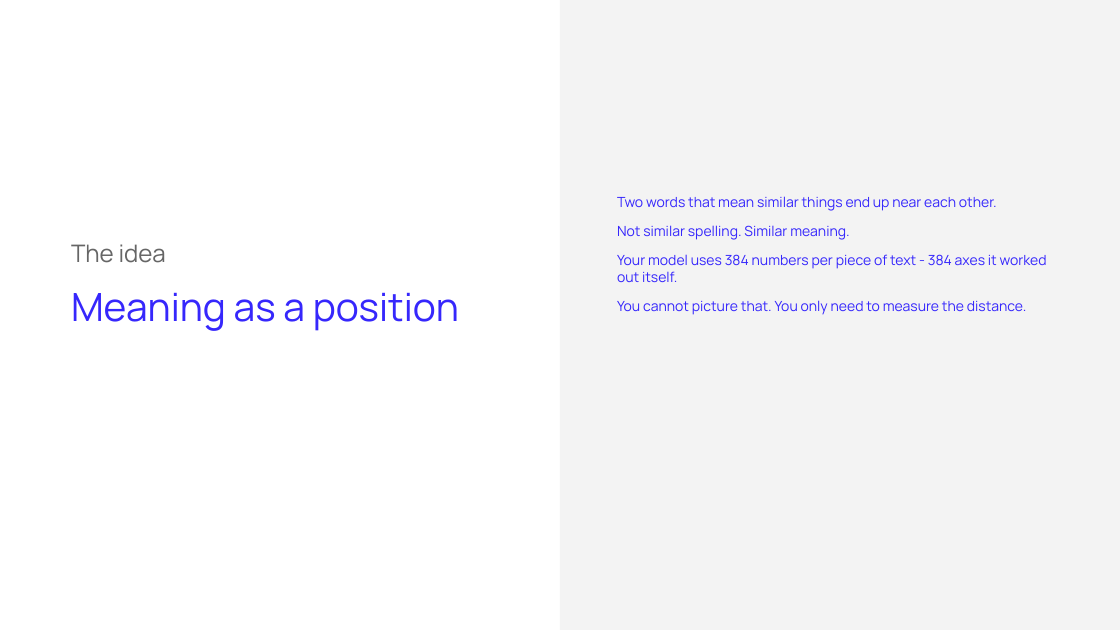
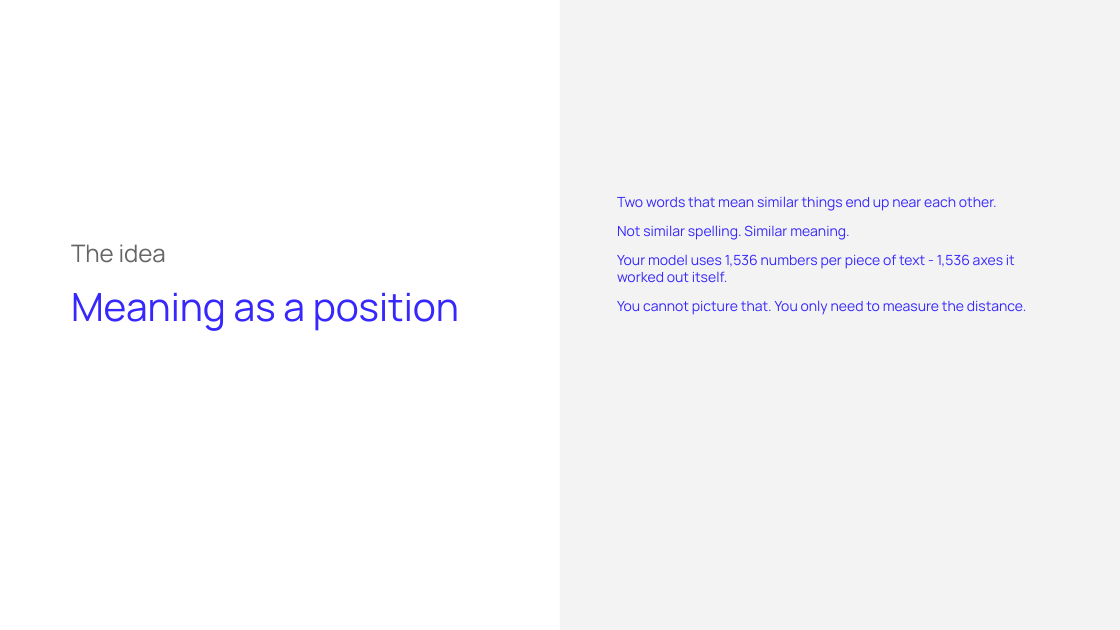
Before and after one commit to ArtyoMKo/tumo_month_workshop, a slide deck: slide 4 of slides/Lesson 4 - Embeddings and Semantic Search.pptx. Drawn at 1120x630 pixels with LibreOffice and Linux fonts; fonts in the diff are those of the drawing. Boxes give left, top, right and bottom in pixels: in the first picture for what was removed or moved away, otherwise in the second. Text is boxed around its words. In the diff, an @@ line names an element or a change of style, - is before the commit and + after.

```diff
--- a/slides/Lesson 4 - Embeddings and Semantic Search.pptx
+++ b/slides/Lesson 4 - Embeddings and Semantic Search.pptx
@@ text at bbox=[617, 254, 1015, 282]: text changed @@
-Your model uses 384 numbers per piece of text - 384 axes it worked out itself.
+Your model uses 1,536 numbers per piece of text - 1,536 axes it worked out itself.
```
Also in this commit, not shown: 1 other slide changed, 35 other files.
